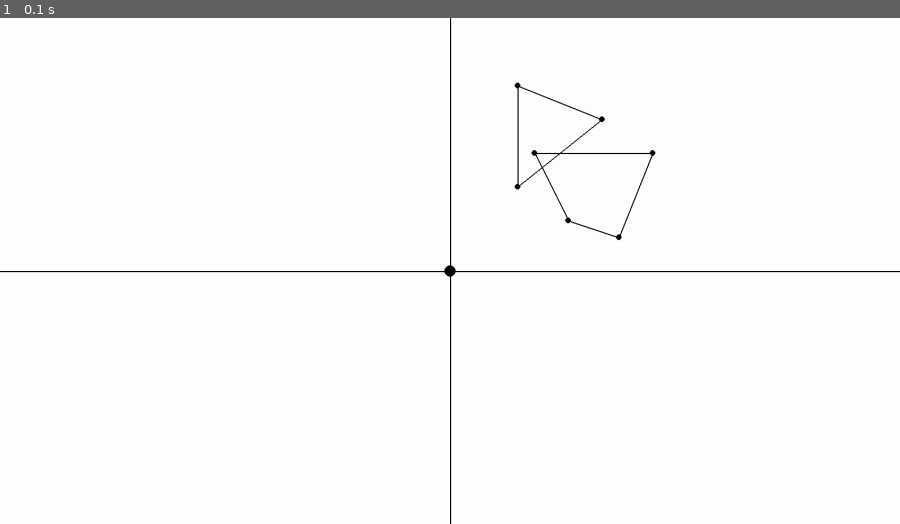
Above: before the commit, frame 1.
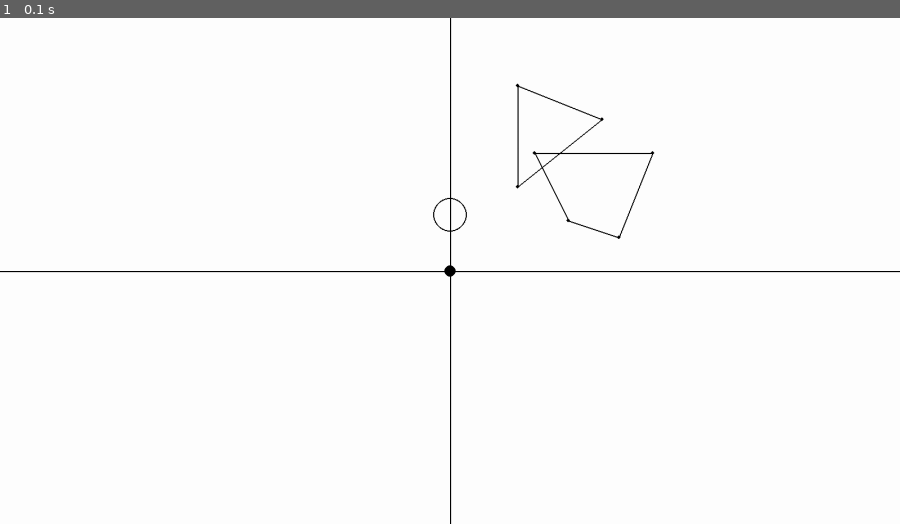
Above: after the commit, the same moment.

Repository: Ag-chr/GJK_SOP
Game: pygame game, started from main.py
Two runs of this game, one before a commit and one after it. Both use one fixed random seed, a clock stepped at 60 frames per second and the inputs below.
Inputs:
- Up to frame 1 (0.1 s): no input

The runs differ from the first frame. In frame 1, less than 0.1% of the frame differs, in the area x 48-73%, y 12-44%.

Commit message:
lavet en cirkel underklasse og kan bevæge figurer med mus

Diff:
--- a/figurer.py
+++ b/figurer.py
@@ -1,3 +1,5 @@
+import math
+
 import pygame
 
 from matrix import Matrix
@@ -62,11 +64,11 @@
 
         # tegn nye punkter på skærm
         tidligerePunkt = self.fåPunkt(0).tuple()
-        pygame.draw.circle(canvas, (0,0,0), til_skærm(tidligerePunkt), 5)
+        pygame.draw.circle(canvas, (0,0,0), til_skærm(tidligerePunkt), 3)
         for punkt in self.punkter:  # springer over første punkt
             punkt = self.tilVerden(punkt).tuple()
 
-            pygame.draw.circle(canvas, (0, 0, 0), til_skærm(punkt), 5)
+            pygame.draw.circle(canvas, (0, 0, 0), til_skærm(punkt), 3)
             pygame.draw.line(canvas, (0,0,0), til_skærm(tidligerePunkt), til_skærm(punkt), 2)
 
             tidligerePunkt = punkt
@@ -131,9 +133,25 @@
         return f"Punkter: {self.punkter}"
 
 
-if __name__ == '__main__':
+class Cirkel(Figur):
+    def __init__(self, radius, pos: Punkt):
+        super().__init__([Punkt(0, 0)])
+        self.centrum = pos
+        self.radius = radius
 
 
+    def tegn(self, canvas):
+        pygame.draw.circle(canvas, (0, 0, 0), til_skærm(self.centrum.tuple()), self.radius, 2)
+
+    def fåPunktLængstVækIEnRetning(self, r: Vektor) -> Punkt:
+        _, vinkel = r.polær_vektor()
+        x = self.radius * math.cos(vinkel)
+        y = self.radius * math.sin(vinkel)
+
+        return Punkt(x, y) + self.centrum
+
+
+if __name__ == '__main__':
     figur = Figur([Punkt(0,0), Punkt(2,0), Punkt(2,2), Punkt(0,2)])
     shear = Matrix([
         [1, 2],
--- a/main.py
+++ b/main.py
@@ -6,6 +6,7 @@
 from konstanter import *
 from pygameHelper import til_skærm
 from figurer import *
+from gjk_funkioner import support
 
 pygame.init()
 clock = pygame.time.Clock()
@@ -23,6 +24,7 @@
 
 figur1 = Figur([Punkt(4,11), Punkt(9,9), Punkt(4,5)])
 figur2 = Figur([Punkt(5, 7), Punkt(12, 7), Punkt(10, 2), Punkt(7, 3)])
+cirkel = Cirkel(30, Punkt(0,100))
 
 skalere = Matrix([
     [30, 0],
@@ -38,8 +40,14 @@
 
 figurer.append(figur1)
 figurer.append(figur2)
+figurer.append(cirkel)
+
+
 
 def start():
+    holderFigur = False
+    holdtFigur = None
+
     running = True
     while running:
         clock.tick(60)
@@ -50,18 +58,37 @@
                 running = False
             elif event.type == pygame.KEYDOWN and event.key == pygame.K_k:
                 print(tjekKollision(figur1, figur2))
-            elif event.type == pygame.KEYDOWN and event.key == pygame.K_LEFT:
-                figur2.centrum.x -= 10
-            elif event.type == pygame.KEYDOWN and event.key == pygame.K_RIGHT:
-                figur2.centrum.x += 10
+
+            if event.type == pygame.MOUSEBUTTONDOWN and event.button == 1:
+                pos = list(event.pos)
+                pos[0] -= VINDUEBREDDE // 2
+                pos[1] = -(pos[1] - VINDUEHØJDE // 2)
+                cirkel = Cirkel(5, Punkt(pos[0], pos[1]))
+
+                for figur in figurer:
+                    tjekKollision(cirkel, figur)
+                    if tjekKollision(Cirkel(1, Punkt(pos[0], pos[1])), figur):
+                        holderFigur = True
+                        holdtFigur = figur
+                        break
+
+            if event.type == pygame.MOUSEBUTTONUP and event.button == 1:
+                holderFigur = False
+                holdtFigur = None
+
+            elif event.type == pygame.MOUSEMOTION and holderFigur:
+                bevægelse = event.rel
+                holdtFigur.centrum.x += bevægelse[0]
+                holdtFigur.centrum.y -= bevægelse[1]
+
+
 
         canvas.fill((255, 255, 255))
         pygame.draw.line(canvas, (0, 0, 0), til_skærm(-VINDUEBREDDE / 2, 0), til_skærm(VINDUEBREDDE / 2, 0),
-                         2)  # vandret linje
+                         2)  # x akse
         pygame.draw.line(canvas, (0, 0, 0), til_skærm(0, -VINDUEHØJDE / 2), til_skærm(0, VINDUEHØJDE / 2),
-                         2)  # lodret linje
-
-        pygame.draw.circle(canvas, (0, 0, 0), til_skærm(0, 0), 10)
+                         2)  # y akse
+        pygame.draw.circle(canvas, (0, 0, 0), til_skærm(0, 0), 10)  # origo
 
         for figur in figurer:
             figur.tegn(canvas)
@@ -70,9 +97,6 @@
         window.blit(canvas, (0, 0))
         pygame.display.update()
 
-
-
-from gjk_funkioner import support
 
 def tjekKollision(figur1: Figur, figur2: Figur) -> bool:
     simplex = Simplex()
@@ -98,5 +122,6 @@
             if (simplex.indeholder(Punkt(0,0), r)):
                 return True
 
+
 if __name__ == '__main__':
     start()
--- a/position.py
+++ b/position.py
@@ -100,6 +100,11 @@
         længde = self.længde()
         return Vektor(self.x/længde, self.y/længde, self.z/længde)
 
+    def polær_vektor(self):
+        længde = self.længde()
+        vinkel = math.atan2(self.y, self.x)
+        return længde, vinkel
+
 
     def __repr__(self):
         return f"Vektor(x: {self.x}, y: {self.y}, z: {self.z})"
